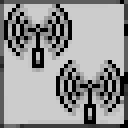
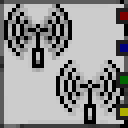
Comparing the layer stacks of the two 128px x 128px images. Changes:
renamed "Pasted Layer #1" to "ports l copy", painted on it over [56, 8, 128, 120]
painted on "3222629.png" over [56, 60, 124, 120]
